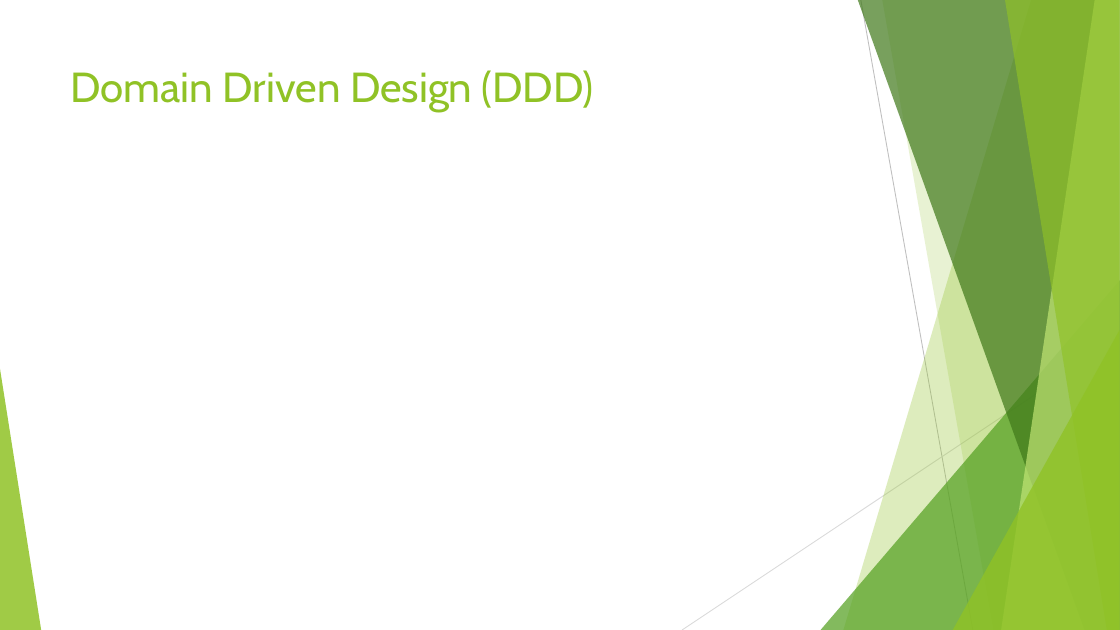
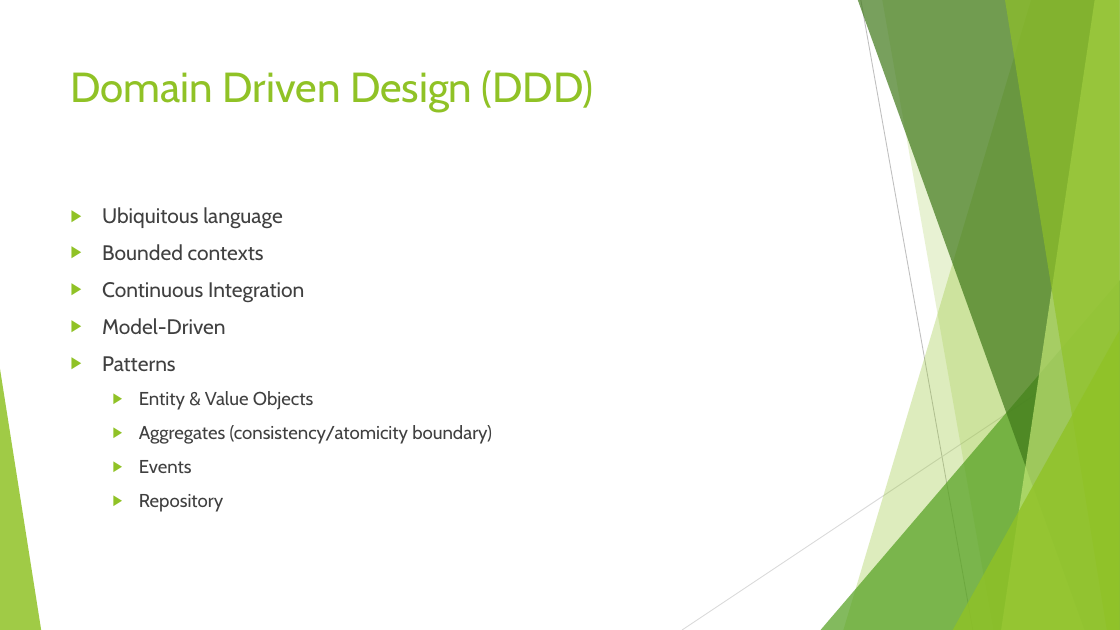
Before and after one commit to peteraritchie/Towards-Elastic-Scalability, a slide deck: slide 31 of DC17 Towards Elastic Scalability.pptx (slide 29 before the commit). Drawn at 1120x630 pixels with LibreOffice and Linux fonts; fonts in the diff are those of the drawing. Boxes give left, top, right and bottom in pixels: in the first picture for what was removed or moved away, otherwise in the second. Text is boxed around its words. In the diff, an @@ line names an element or a change of style, - is before the commit and + after.

```diff
--- a/DC17 Towards Elastic Scalability.pptx
+++ b/DC17 Towards Elastic Scalability.pptx
@@ text added at (x1=102, y1=207, x2=492, y2=512), 16 pt, text #404040 @@
+▶ Ubiquitous language
+▶ Bounded contexts
+▶ Continuous Integration
+▶ Model-Driven
+▶ Patterns
+  ▶ Entity & Value Objects
+  ▶ Aggregates (consistency/atomicity boundary)
+  ▶ Events
+  ▶ Repository
```
Also in this commit, not shown: 4 other slides changed, 4 slides added, 1 slide removed.
